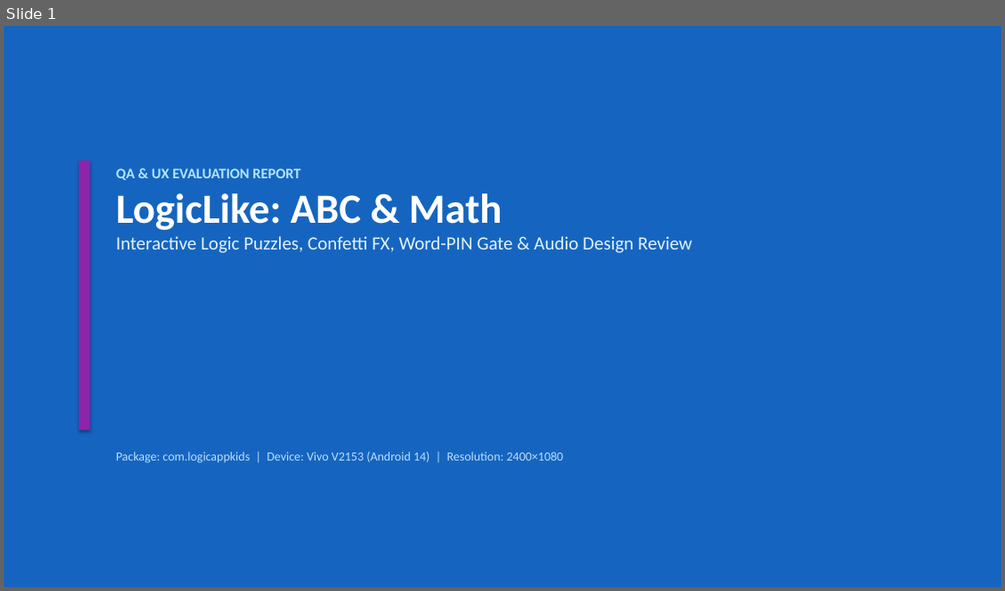
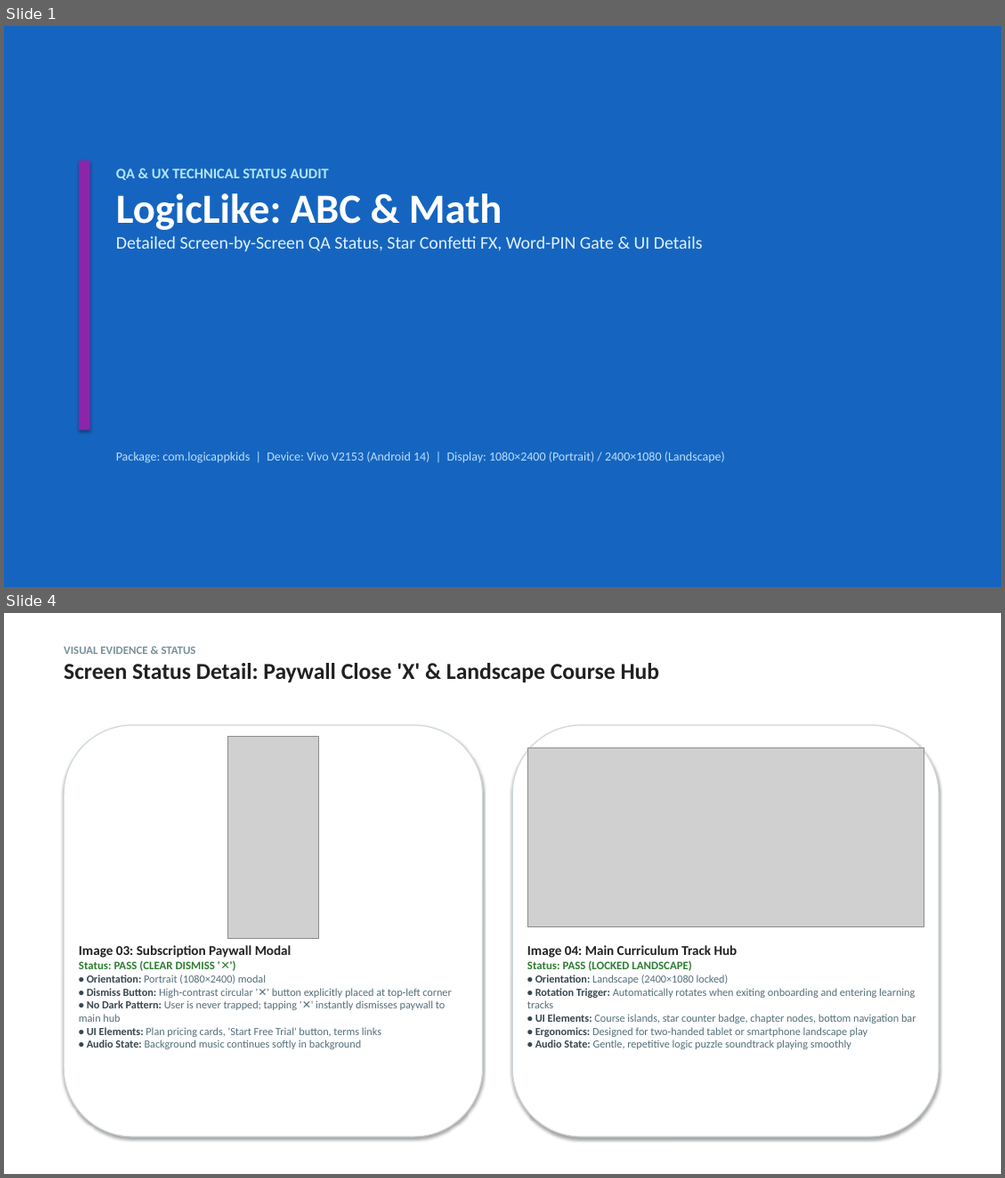
Before and after one commit to ananddub/game-qa-review-3g1j37, a slide deck: LogicLike_ABC_and_Math.pptx. Shown one above the other, each under a label of ours: slide 1 before the commit, slides 1 and 4 after it; the slides between them are not shown. The pictures are 1005x591 and 1005x1178 pixels, drawn with LibreOffice and Linux fonts; fonts in the diff are those of the drawing; grey boxes stand for pictures. Boxes give left, top, right and bottom in pixels: in the first picture for what was removed or moved away, otherwise in the second. Text is boxed around its words. In the diff, an @@ line names an element or a change of style, - is before the commit and + after.

Commit message:
Remove all suggestions/recommendations; update slides to focus purely on detailed screen statuses, UI elements, and technical parameters

```diff
--- a/LogicLike_ABC_and_Math.pptx
+++ b/LogicLike_ABC_and_Math.pptx
@@ slide 4 added at (4, 613, 1001, 1174), background #FFFFFF @@
@@ text added at (64, 646, 660, 682), 22 pt, text #212121, bold @@
+VISUAL EVIDENCE & STATUS
+Screen Status Detail: Paywall Close 'X' & Landscape Course Hub
@@ rounded rectangle added at (64, 725, 483, 1136), fill #FFFFFF, outline #CFD8DC 1 pt @@
@@ picture added at (227, 737, 319, 938) @@
@@ rounded rectangle added at (512, 725, 938, 1136), fill #FFFFFF, outline #CFD8DC 1 pt @@
@@ picture added at (527, 748, 923, 926) @@
@@ text added at (79, 945, 451, 1049), 10.5 pt, text #546E7A @@
+Image 03: Subscription Paywall Modal
+Status: PASS (CLEAR DISMISS '✕')
+• Orientation: Portrait (1080×2400) modal
+• Dismiss Button: High-contrast circular '✕' button explicitly placed at top-left corner
+• No Dark Pattern: User is never trapped; tapping '✕' instantly dismisses paywall to main hub
+• UI Elements: Plan pricing cards, 'Start Free Trial' button, terms links
+• Audio State: Background music continues softly in background
@@ text added at (527, 945, 915, 1049), 10.5 pt, text #546E7A @@
+Image 04: Main Curriculum Track Hub
+Status: PASS (LOCKED LANDSCAPE)
+• Orientation: Landscape (2400×1080 locked)
+• Rotation Trigger: Automatically rotates when exiting onboarding and entering learning tracks
+• UI Elements: Course islands, star counter badge, chapter nodes, bottom navigation bar
+• Ergonomics: Designed for two-handed tablet or smartphone landscape play
+• Audio State: Gentle, repetitive logic puzzle soundtrack playing smoothly
@@ slide 1 changed as well @@
@@ text at (116, 168, 329, 180): text changed @@
-QA & UX EVALUATION REPORT
+QA & UX TECHNICAL STATUS AUDIT
@@ text at (116, 236, 703, 251): text changed; size 18 to 17 pt @@
-Interactive Logic Puzzles, Confetti FX, Word-PIN Gate & Audio Design Review
+Detailed Screen-by-Screen QA Status, Star Confetti FX, Word-PIN Gate & UI Details
@@ text at (116, 451, 725, 463): text changed @@
-Package: com.logicappkids | Device: Vivo V2153 (Android 14) | Resolution: 2400×1080
+Package: com.logicappkids | Device: Vivo V2153 (Android 14) | Display: 1080×2400 (Portrait) / 2400×1080 (Landscape)
```
Also in this commit, not shown: 1 other slide changed, 4 other slides added, 6 slides removed, 2 other files.
